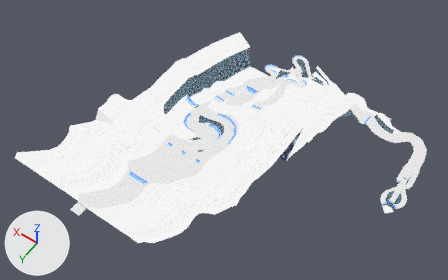
Before and after pictures for a commit that changed the Blender file Assets/Models/Environments/TrueLevel1/L1_v01.blend.
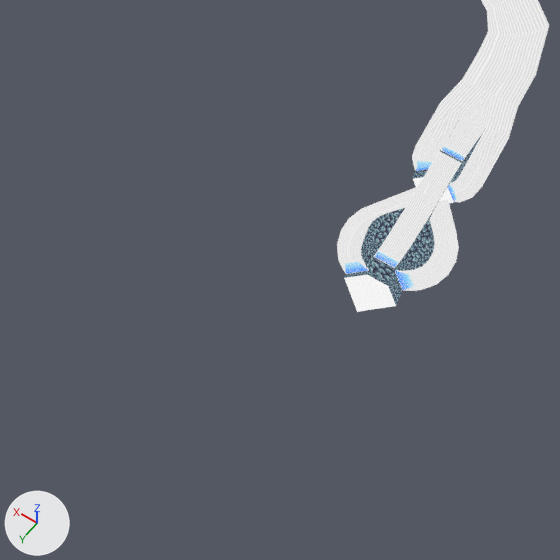
Each version appears first whole from a camera (50 mm lens) standing at (-504.0, 303.0, 866.0) and looking at (60.0, -486.0, -374.0), and next in a close-up on the part from 68% to 96% of the width and 52% to 96% of the height. The lights are fixed; the arrows at lower left show +X, +Y and +Z.
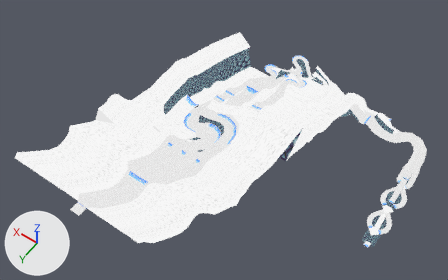
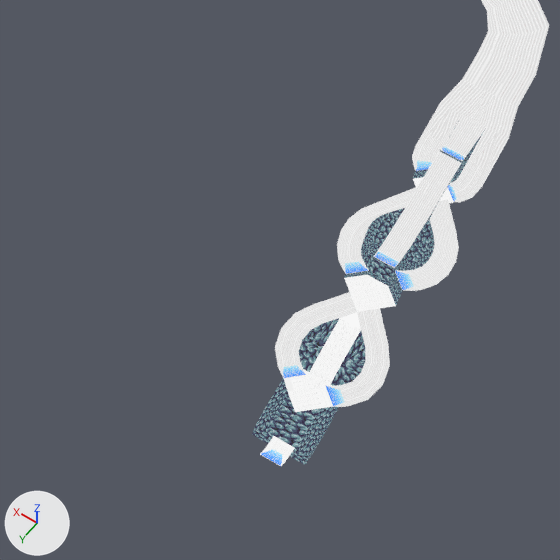
What the commit changed:
me_grid is used by ob_grid; location (0.0, 0.0, 0.0).
me_grid had 2807 vertices, 2855 faces and spanned x -363.0..217.0, y -1044.0..15.0, z -778.0..0.0.
me_grid now has 3015 vertices, 3053 faces and spans x -363.0..217.0, y -1044.0..15.0, z -833.0..0.0.
Part 1, on me_grid:
105 vertices are added at x -363.0..-286.0, y -792.0..-688.0, z -833.0..-787.0.
5 new vertices lie (8.0, 8.0, -5.0) away from vertices in x -324.0..-313.0, y -808.0..-797.0, z -778.0.
6 new vertices lie (8.0, 8.0, -4.0) away from vertices in x -316.0..-305.0, y -800.0..-789.0, z -783.0.
5 new vertices lie (-8.0, 8.0, -5.0) away from vertices in x -336.0..-324.0, y -808.0..-797.0, z -778.0.
5 new vertices lie (-8.0, 8.0, -4.0) away from vertices in x -344.0..-332.0, y -800.0..-789.0, z -783.0.
13 new vertices lie (5.0, 0.0, 0.0) away from vertices in x -363.0..-299.0, y -776.0..-688.0, z -833.0..-789.0.
10 new vertices lie (5.0, 0.0, 0.0) away from vertices in x -327.0, y -766.0..-688.0, z -833.0..-795.0.
10 new vertices lie (6.0, 0.0, 0.0) away from vertices in x -322.0, y -766.0..-688.0, z -833.0..-795.0.
5 new vertices lie (12.0, 0.0, 2.0) away from vertices in x -316.0, y -744.0..-710.0, z -833.0..-817.0.
5 new vertices lie (-12.0, 0.0, 2.0) away from vertices in x -332.0, y -744.0..-710.0, z -833.0..-817.0.
5 new vertices lie (-7.0, -7.0, 0.0) away from vertices in x -336.0..-324.0, y -735.0..-723.0, z -792.0.
5 new vertices lie (-4.0, -4.0, -2.0) away from vertices in x -343.0..-331.0, y -742.0..-730.0, z -792.0.
5 new vertices lie (-4.0, -4.0, -1.0) away from vertices in x -347.0..-335.0, y -746.0..-734.0, z -794.0.
6 new vertices lie (-4.0, 0.0, -1.0) away from vertices in x -335.0, y -744.0..-703.0, z -817.0..-799.0.
6 new vertices lie (22.0, 0.0, 0.0) away from vertices in x -335.0, y -744.0..-703.0, z -817.0..-799.0.
6 new vertices lie (4.0, 0.0, -1.0) away from vertices in x -313.0, y -744.0..-703.0, z -817.0..-799.0.
6 new vertices lie (0.0, 0.0, 5.0) away from vertices in x -346.0..-303.0, y -774.0..-757.0, z -800.0..-795.0.
198 new faces join them.

What differs and where, as boxes (x1, y1, x2, y2) in the close-ups (560 x 560 px):
'Grid', reshaped
    before: (337, 0, 549, 312)
    after: (252, 0, 549, 466)
part 1 of me_grid, added
    after: (252, 292, 390, 466)
